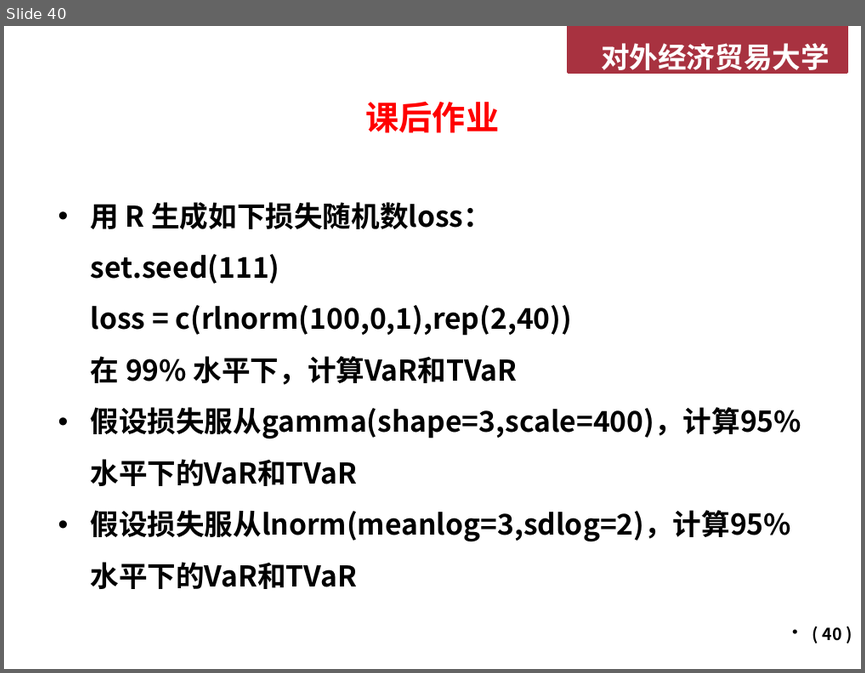
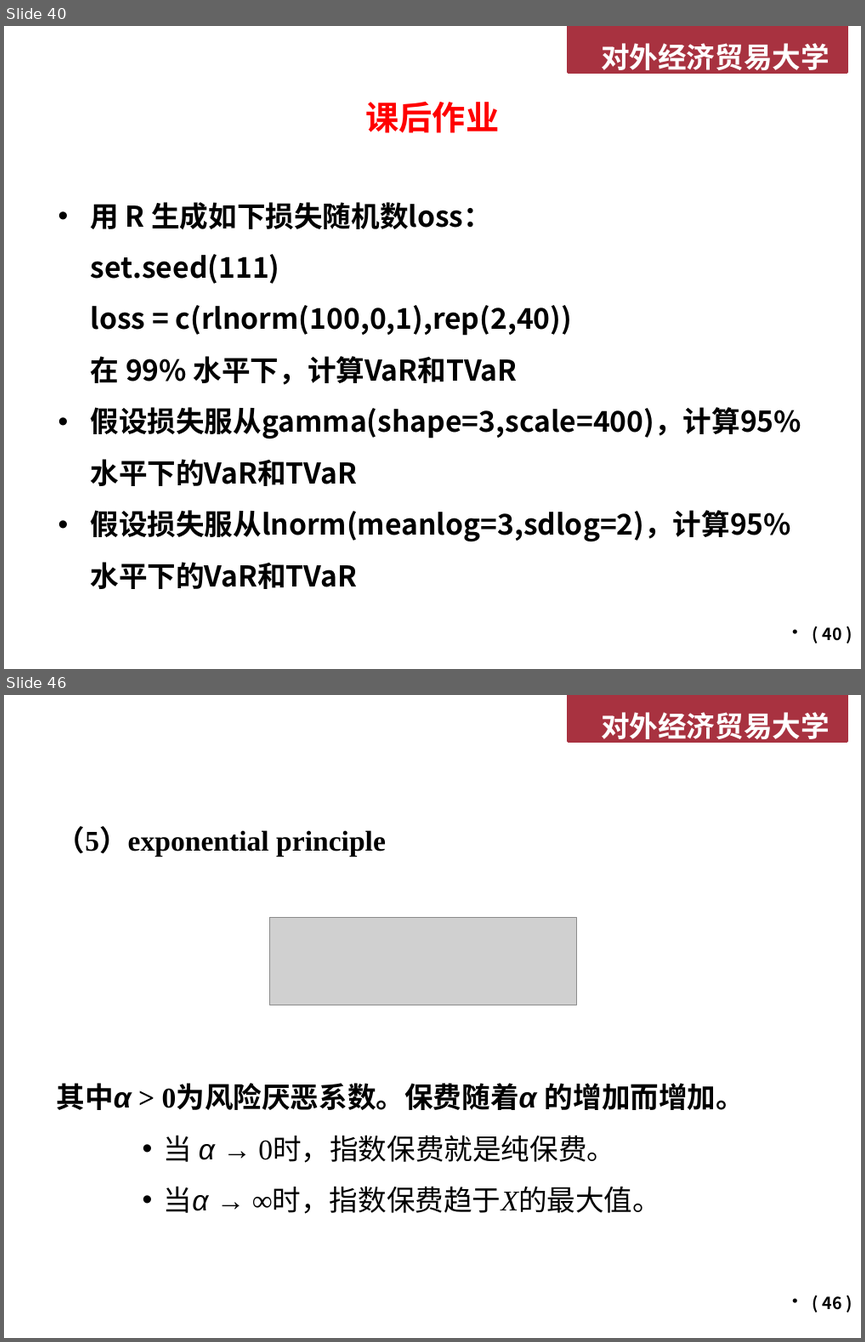
Before and after one commit to Francisor/Non-life-Insurance-Actuarial-Science, a slide deck: Lectures/Week 1 - 风险度量基础.pptx. Shown one above the other, each under a label of ours: slide 40 before the commit, slides 40 and 46 after it; the slides between them are not shown. The pictures are 865x673 and 865x1342 pixels, drawn with LibreOffice and Linux fonts; fonts in the diff are those of the drawing; grey boxes stand for pictures; background and template pictures are left out. Boxes give left, top, right and bottom in pixels: in the first picture for what was removed or moved away, otherwise in the second. Text is boxed around its words. In the diff, an @@ line names an element or a change of style, - is before the commit and + after.

```diff
--- a/Lectures/Week 1 - 风险度量基础.pptx
+++ b/Lectures/Week 1 - 风险度量基础.pptx
@@ slide 46 added at bbox=[4, 695, 861, 1338], background #FFFFFF; not listed: 2 template elements that a slide beside it also shows @@
@@ text added at bbox=[57, 826, 744, 1213], 24 pt, text #000000, bold @@
+（5）exponential principle
+其中α > 0为风险厌恶系数。保费随着α 的增加而增加。
+    • 当 α → 0时，指数保费就是纯保费。
+    • 当α → ∞时，指数保费趋于X的最大值。
@@ picture added at bbox=[269, 917, 575, 1004] @@
@@ page number added at bbox=[823, 1296, 842, 1310], 14 pt, text #000000 @@
+( 46 )
```
Also in this commit, not shown: 11 other slides added, 3 other files.
